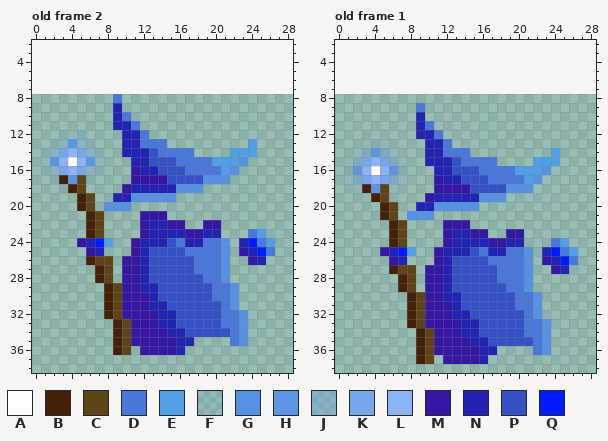
Pixel-art file: assets/final/player.ase. This is how it looked before the edit.
32x32 pixels, 4 frames. Shown: old frame 2: x 0..28, y 2..38; old frame 1: x 0..28, y 2..38. The old version is drawn lined up with the new one, on the new canvas. The commit also changed other frames, which this record leaves out.
Visible layers, top first: "Hands", "Staff", "Hat", "Body".
Palette (. is transparent): A #ffffff  B #452107  C #5f4417  D #4977db  E #519fe6  F #5792e21c  G #5792e2  H #5d95e5  J #6b9eeb55  K #77a6eb  L #8cb3f5  M #3517a4  N #2222b3  P #3452c5  Q #001bff
Pixels before, old frame 2, first column x 1:
 8 ........D.................
 9 ........N.................
10 ........ND................
11 ........NND...............
12 ..FFF....NND..............
13 .FJHJF...NNDDD.........E..
14 FJKLKJF..NNNPDDDD....EEE..
15 FHLALHF...NNPPPDDDDEEEG...
16 FJKLKJF...MNNPPPDDDDEG....
17 .FBHCF....MMMMPPPPGGG.....
18 ..FBC....MNNNNNGGG........
19 ....BC..NNGGGGG...........
20 ....BC.GGG................
21 .....BC....MMM............
22 .....BC....MNNMM..MM......
23 .....BC....MNNNNMMNN...DE.
24 ....MNQE..MNNNPDNNDDG.NQDE
25 .....MN...MNPPPPDDDDG.MNQD
26 .....BCC.MMNPPPPPDDDG..MN.
27 ......BC.MMNPPPPPDDDG.....
28 ......BC.MMNPPPPPPDDG.....
29 .......BCMMNNPPPPPPDDG....
30 .......BCMMMNPPPPPPDDG....
31 .......BCMMMNNPPPPPPDG....
32 .......BCMMMMNNPPPPPDDG...
33 ........BCMMMNNPPPPPDDG...
34 ........BCMMMMNNPPPPPDG...
35 ........BCMMMMMNN....DG...
36 ........BC.MMMMN..........
Pixels before, old frame 1, first column x 1:
 9 ........D.................
10 ........N.................
11 ........ND................
12 ........NND...............
13 ..FFF....NND..............
14 .FJHJF...NNDDD.........E..
15 FJKLKJF..NNNPDDDD....EEE..
16 FHLALHF...NNPPPDDDDEEEG...
17 FJKLKJF...MNNPPPDDDDEG....
18 .FBHCF....MMMMPPPPGGG.....
19 ..FBC....MNNNNNGGG........
20 ....BC..NNGGGGG...........
21 ....BC.GGG................
22 .....BC....MMM............
23 .....BC....MNNMM..MM......
24 .....BC....MNNNNMMNN...DE.
25 ....MNQE..MNNNPDNNDDG.NQDE
26 .....MN...MNPPPPDDDDG.MNQD
27 .....BCC.MMNPPPPPDDDG..MN.
28 ......BC.MMNPPPPPDDDG.....
29 ......BC.MMNPPPPPPDDG.....
30 .......BCMMNNPPPPPPDDG....
31 .......BCMMMNPPPPPPDDG....
32 .......BCMMMNNPPPPPPDG....
33 .......BCMMMMNNPPPPPDDG...
34 ........BCMMMNNPPPPPDDG...
35 ........BCMMMMNNPPPPPDG...
36 ........BCMMMMMNN....DG...
37 ........BC.MMMMN..........
Now the later version:
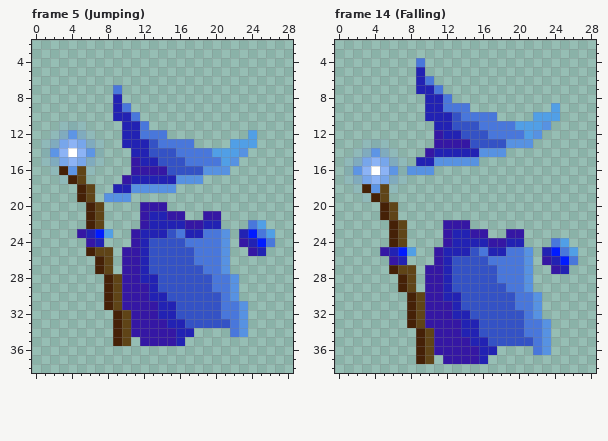
A new or re-ordered frame is compared with the old frame closest to it.
Commit: feat: rising and falling animations for player
Edits made:
canvas 32x32 -> 32x48, the old top-left corner now at 0,8
frames 4 -> 15
Changed rows in their new state; - is an unchanged pixel.
Frame 5 (Jumping) is new; against old frame 2:
first column x 1:
 7 --------D-----------------
 8 --------N-----------------
 9 ---------D----------------
10 ---------ND---------------
11 --FFF---.-ND--------------
12 -FJHJF------DD---------E--
13 FJKLKJF----NP-DDD----EE---
14 -HLALH---.---PP--DDEE-G.--
15 -JKLKJ----M-N--P---D-G.---
16 .FBHCF.----MMM--PPGGG.----
17 -.FB-.---MNNNNNGGG...-----
18 --..BC--NNGGGGG...--------
19 -------GGG.....-----------
20 ----.BC...-MMM------------
21 ------------NNMM--MM------
22 --------------NNMMNN---DE-
23 ----MNQE--MN--PDNNDDG-NQDE
24 ----.MN.----PP-PDD----MNQD
25 -----BCC-M------P-----.MN.
26 -----.B----------------..-
27 -----------------P--------
28 ------.BC---N-----P-DG----
29 -----------M--------------
30 -------------N-----P------
31 ------------M-N------DG---
32 -------.BC----------------
33 -------------M-N----P-----
34 --------------M-N....-----
35 ----------.-----.----..---
36 --------..-.....----------
Frame 14 (Falling) is new; against old frame 1:
first column x 8:
 4 -D---------------
 5 -N---------------
 6 -ND--------------
 7 -NND-------------
 8 --NND------------
 9 -.NNDDD---------E
10 -.NNNPDDDD----EEE
11 -..NNPPPDDDDEEEG-
12 -..MNNPPPDDDDEG--
13 --.MMMMPPPPGGG---
14 --M-NNNNGGG-----.
15 -N-GGGGG..----...
16 GGG.............-
17 ---............--
18 ---...........---
19 --.........------
20 -.......---------
21 ...--------------
